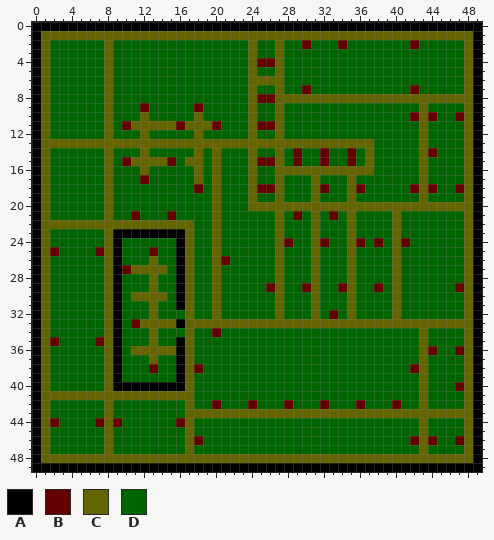
File history of a pixel-art sprite, EmodiaQuest/EmodiaQuest/EmodiaQuestContent/maps/safeWorld_PlacementMap.png. The first picture shows the starting point.
The file is 50x50 pixels. Colours within 5 levels of each other are drawn and written as one.
Palette (. is transparent): A #010003  B #640001  C #646400  D #006400
Pixels before (only the part around the change), first column x 0:
 0 AAAAAAAAAAAAAAAAAAAAAAAAAAAAAAAAAAAAAAAAAAAAAAAAAA
 1 ACCCCCCCCCCCCCCCCCCCCCCCCCCCCCCCCCCCCCCCCCCCCCCCCA
 2 ACDDDDDDCDDDDDDDDDDDDDDDCDDCDDBDDDBDDDDDDDBDDDDDCA
 3 ACDDDDDDCDDDDDDDDDDDDDDDCDDCDDDDDDDDDDDDDDDDDDDDCA
 4 ACDDDDDDCDDDDDDDDDDDDDDDCBBCDDDDDDDDDDDDDDDDDDDDCA
 5 ACDDDDDDCDDDDDDDDDDDDDDDCDDCDDDDDDDDDDDDDDDDDDDDCA
 6 ACDDDDDDCDDDDDDDDDDDDDDDCCCCDDDDDDDDDDDDDDDDDDDDCA
 7 ACDDDDDDCDDDDDDDDDDDDDDDCDDCDDBDDDDDDDDDDDBDDDDDCA
 8 ACDDDDDDCDDDDDDDDDDDDDDDCBBCCCCCCCCCCCCCCCCCCCCCCA
 9 ACDDDDDDCDDDBDDDDDBDDDDDCDDCDDDDDDDDDDDDDDDCDDDDCA
10 ACDDDDDDCDDDCDDDDDCDDDDDCDDCDDDDDDDDDDDDDDBCBDDBCA
11 ACDDDDDDCDBCCCCCBCCCBDDDCBBCDDDDDDDDDDDDDDDCDDDDCA
12 ACDDDDDDCDDDCDDDDDCDDDDDCDDCDDDDDDDDDDDDDDDCDDDDCA
13 ACCCCCCCCCCCCCCCCCCCCCCCCCCCCCCCCCCCCCDDDDDCDDDDCA
14 ACDDDDDDCDDDCDDDDDCDCDDDCDDCDBDDBDDBDCDDDDDCBDDDCA
15 ACDDDDDDCDBCCCCBDCCDCDDDCBBCDBDDBDDBDCDDDDDCDDDDCA
16 ACDDDDDDCDDDCDDDDDCDCDDDCDDCCCCCCCCCCCDDDDDCDDDDCA
17 ACDDDDDDCDDDBDDDDDCDCDDDCDDCDDDCDDDCDDDDDDDCDDDDCA
18 ACDDDDDDCDDDDDDDDDBDCDDDCBBCDDDCBDDCBDDDDDBCBDDBCA
19 ACDDDDDDCDDDDDDDDDDDCDDDCDDCDDDCDDDCDDDDDDDCDDDDCA
20 ACDDDDDDCDDDDDDDDDDDCDDDCCCCCCCCCCCCCCCCCCCCCCCCCA
21 ACDDDDDDCDDBDDDBDDDDCDDDDDDCDBDCDBDCDDDDCDDDDDDDCA
22 ACCCCCCCCCCCCCCCCCDDCDDDDDDCDDDCDDDCDDDDCDDDDDDDCA
23 ACDDDDDDCAAAAAAAACDDCDDDDDDCDDDCDDDCDDDDCDDDDDDDCA
24 ACDDDDDDCADDDDDDACDDCDDDDDDCBDDCBDDCBDBDCBDDDDDDCA
25 ACBDDDDBCADDDBDDACDDCDDDDDDCDDDCDDDCDDDDCDDDDDDDCA
26 ACDDDDDDCADDDCDDACDDCBDDDDDCDDDCDDDCDDDDCDDDDDDDCA
27 ACDDDDDDCABCCCCDACDDCDDDDDDCDDDCDDDCDDDDCDDDDDDDCA
28 ACDDDDDDCADDDCDDACDDCDDDDDDCDDDCDDDCDDDDCDDDDDDDCA
29 ACDDDDDDCADDDCDDACDDCDDDDDBCDDBCDDBCDDBDCDDDDDDBCA
30 ACDDDDDDCADCCCCDACDDCDDDDDDCDDDCDDDCDDDDCDDDDDDDCA
31 ACDDDDDDCADDDCDDACDDCDDDDDDCDDDCDDDCDDDDCDDDDDDDCA
32 ACDDDDDDCADDDCDDDCDDCDDDDDDCDDDCDBDCDDDDCDDDDDDDCA
33 ACDDDDDDCADBCCCCACCCCCCCCCCCCCCCCCCCCCCCCCCCCCCCCA
34 ACDDDDDDCADDDCDDDCDDBDDDDDDDDDDDDDDDDDDDDDDCDDDDCA
35 ACBDDDDBCADDDCDDACDDDDDDDDDDDDDDDDDDDDDDDDDCDDDDCA
36 ACDDDDDDCADCCCCCACDDDDDDDDDDDDDDDDDDDDDDDDDCBDDBCA
37 ACDDDDDDCADDDCDDACDDDDDDDDDDDDDDDDDDDDDDDDDCDDDDCA
38 ACDDDDDDCADDDBDDACBDDDDDDDDDDDDDDDDDDDDDDDBCDDDDCA
39 ACDDDDDDCADDDDDDACDDDDDDDDDDDDDDDDDDDDDDDDDCDDDDCA
40 ACDDDDDDCAAAAAAAACDDDDDDDDDDDDDDDDDDDDDDDDDCDDDBCA
41 ACCCCCCCCCCCCCCCCCDDDDDDDDDDDDDDDDDDDDDDDDDCDDDDCA
42 ACDDDDDDCDDDDDDDDCDDBDDDBDDDBDDDBDDDBDDDBDDCDDDDCA
43 ACDDDDDDCDDDDDDDDCCCCCCCCCCCCCCCCCCCCCCCCCCCCCCCCA
44 ACBDDDDBCBDDDDDDBCDDDDDDDDDDDDDDDDDDDDDDDDDCDDDDCA
45 ACDDDDDDCDDDDDDDDCDDDDDDDDDDDDDDDDDDDDDDDDDCDDDDCA
46 ACDDDDDDCDDDDDDDDCBDDDDDDDDDDDDDDDDDDDDDDDBCBDDBCA
47 ACDDDDDDCDDDDDDDDCDDDDDDDDDDDDDDDDDDDDDDDDDCDDDDCA
48 ACCCCCCCCCCCCCCCCCCCCCCCCCCCCCCCCCCCCCCCCCCCCCCCCA
49 AAAAAAAAAAAAAAAAAAAAAAAAAAAAAAAAAAAAAAAAAAAAAAAAAA
After:
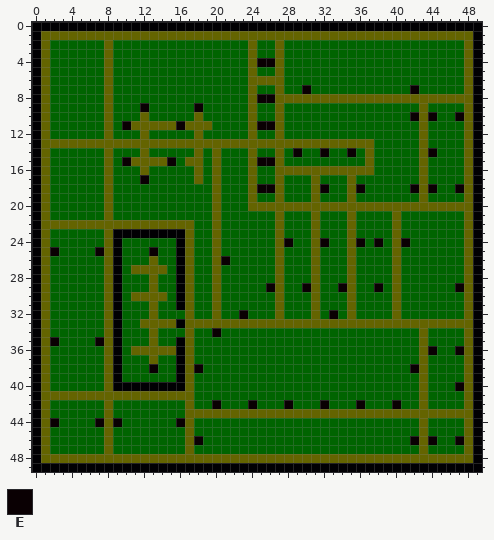
Colours new in this view: E #0a0003
The exact change:
{"y":2,"x":30,"old":"B","new":"D"}
{"y":2,"x":34,"old":"B","new":"D"}
{"y":2,"x":42,"old":"B","new":"D"}
{"y":4,"x":25,"old":"BB","new":"EE"}
{"y":7,"x":30,"old":"B","new":"E"}
{"y":7,"x":42,"old":"B","new":"E"}
{"y":8,"x":25,"old":"BB","new":"EE"}
{"y":9,"x":12,"old":"B","new":"E"}
{"y":9,"x":18,"old":"B","new":"E"}
{"y":10,"x":42,"old":"B","new":"E"}
{"y":10,"x":44,"old":"B","new":"E"}
{"y":10,"x":47,"old":"B","new":"E"}
{"y":11,"x":10,"old":"B","new":"E"}
{"y":11,"x":16,"old":"B","new":"E"}
{"y":11,"x":20,"old":"B","new":"D"}
{"y":11,"x":25,"old":"BB","new":"EE"}
{"y":14,"x":29,"old":"B","new":"E"}
{"y":14,"x":32,"old":"B","new":"E"}
{"y":14,"x":35,"old":"B","new":"E"}
{"y":14,"x":44,"old":"B","new":"E"}
{"y":15,"x":10,"old":"B","new":"E"}
{"y":15,"x":15,"old":"B","new":"E"}
{"y":15,"x":25,"old":"BB","new":"EE"}
{"y":15,"x":29,"old":"B","new":"D"}
{"y":15,"x":32,"old":"B","new":"D"}
{"y":15,"x":35,"old":"B","new":"D"}
{"y":17,"x":12,"old":"B","new":"E"}
{"y":18,"x":18,"old":"B","new":"D"}
{"y":18,"x":25,"old":"BB","new":"EE"}
{"y":18,"x":32,"old":"B","new":"E"}
{"y":18,"x":36,"old":"B","new":"E"}
{"y":18,"x":42,"old":"B","new":"E"}
{"y":18,"x":44,"old":"B","new":"E"}
{"y":18,"x":47,"old":"B","new":"E"}
{"y":21,"x":11,"old":"B","new":"D"}
{"y":21,"x":15,"old":"B","new":"D"}
{"y":21,"x":29,"old":"B","new":"D"}
{"y":21,"x":33,"old":"B","new":"D"}
{"y":24,"x":28,"old":"B","new":"E"}
{"y":24,"x":32,"old":"B","new":"E"}
{"y":24,"x":36,"old":"B","new":"E"}
{"y":24,"x":38,"old":"B","new":"E"}
{"y":24,"x":41,"old":"B","new":"E"}
{"y":25,"x":2,"old":"B","new":"E"}
{"y":25,"x":7,"old":"B","new":"E"}
{"y":25,"x":13,"old":"B","new":"E"}
{"y":26,"x":21,"old":"B","new":"E"}
{"y":27,"x":10,"old":"B","new":"D"}
{"y":29,"x":26,"old":"B","new":"E"}
{"y":29,"x":30,"old":"B","new":"E"}
{"y":29,"x":34,"old":"B","new":"E"}
{"y":29,"x":38,"old":"B","new":"E"}
{"y":29,"x":47,"old":"B","new":"E"}
{"y":32,"x":23,"old":"D","new":"E"}
{"y":32,"x":33,"old":"B","new":"E"}
{"y":33,"x":11,"old":"B","new":"D"}
{"y":34,"x":20,"old":"B","new":"E"}
{"y":35,"x":2,"old":"B","new":"E"}
{"y":35,"x":7,"old":"B","new":"E"}
{"y":36,"x":44,"old":"B","new":"E"}
{"y":36,"x":47,"old":"B","new":"E"}
{"y":38,"x":13,"old":"B","new":"E"}
{"y":38,"x":18,"old":"B","new":"E"}
{"y":38,"x":42,"old":"B","new":"E"}
{"y":40,"x":47,"old":"B","new":"E"}
{"y":42,"x":20,"old":"B","new":"E"}
{"y":42,"x":24,"old":"B","new":"E"}
{"y":42,"x":28,"old":"B","new":"E"}
{"y":42,"x":32,"old":"B","new":"E"}
{"y":42,"x":36,"old":"B","new":"E"}
{"y":42,"x":40,"old":"B","new":"E"}
{"y":44,"x":2,"old":"B","new":"E"}
{"y":44,"x":7,"old":"B","new":"E"}
{"y":44,"x":9,"old":"B","new":"E"}
{"y":44,"x":16,"old":"B","new":"E"}
{"y":46,"x":18,"old":"B","new":"E"}
{"y":46,"x":42,"old":"B","new":"E"}
{"y":46,"x":44,"old":"B","new":"E"}
{"y":46,"x":47,"old":"B","new":"E"}
